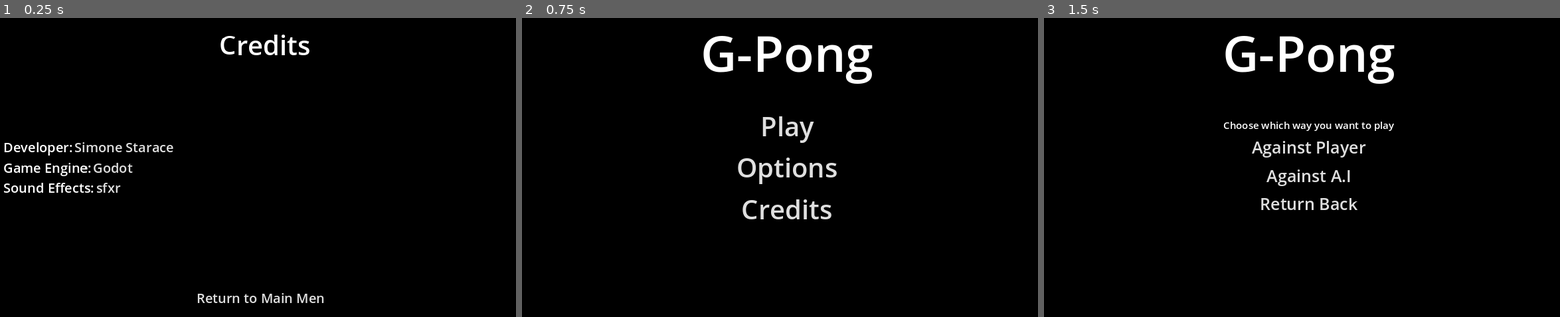
Above: before the commit, frames 1-3 (left to right).
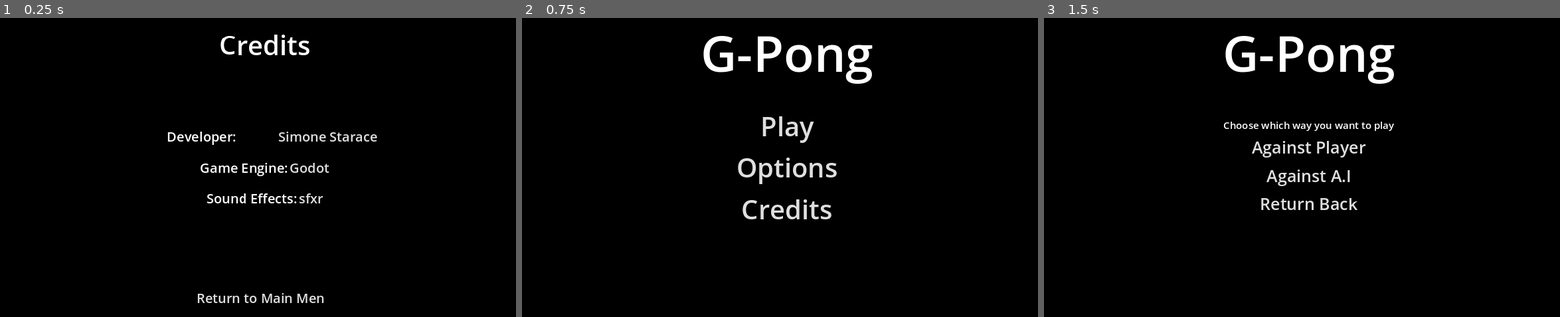
Above: after the commit, the same moments.

Repository: SimoneStarace/G-Pong
Game: Godot game, scene res://scenes/ui/menus/credit_menu.tscn
The game is run twice, just before and just after one commit, with the same random seed, the same clock (stepped at 60 frames per second) and the same inputs. This scene is started directly instead of the project's main scene.
Inputs:
- Up to frame 1 (0.25 s): no input
- Up to frame 2 (0.75 s): click "Return to Main Menu" at 0.5 s
- Up to frame 3 (1.5 s): click "Play" at 1.25 s

The runs differ from the first frame. In frame 1, 2.3% of the frame differs, in the area x 0-74%, y 38-62%; in frame 2, nothing differs; in frame 3, nothing differs.

Commit message:
Better text format on Credit menu

Diff:
--- a/scenes/ui/menus/credit_menu.tscn
+++ b/scenes/ui/menus/credit_menu.tscn
@@ -45,21 +45,36 @@
 label_settings = SubResource("LabelSettings_njkrl")
 horizontal_alignment = 1
 
+[node name="MenuButton" parent="MarginContainer" instance=ExtResource("1_fmkrq")]
+layout_mode = 2
+size_flags_horizontal = 4
+size_flags_vertical = 8
+text = "Return to Main Menu"
+_menu_name = "start_menu"
+
 [node name="CreditsContainer" type="VBoxContainer" parent="MarginContainer"]
+custom_minimum_size = Vector2(600, 0)
 layout_mode = 2
-size_flags_horizontal = 0
+size_flags_horizontal = 4
 size_flags_vertical = 4
+theme_override_constants/separation = 30
+alignment = 1
 
 [node name="Developer" type="HBoxContainer" parent="MarginContainer/CreditsContainer"]
 layout_mode = 2
+theme_override_constants/separation = 10
+alignment = 1
 
 [node name="Label" type="Label" parent="MarginContainer/CreditsContainer/Developer"]
 layout_mode = 2
+size_flags_horizontal = 3
 text = "Developer:"
 label_settings = SubResource("LabelSettings_qpnbe")
+horizontal_alignment = 1
 
 [node name="LinkButton" type="LinkButton" parent="MarginContainer/CreditsContainer/Developer"]
 layout_mode = 2
+size_flags_horizontal = 6
 theme_override_colors/font_hover_color = Color(0, 0, 1, 1)
 theme_override_font_sizes/font_size = 32
 text = "Simone Starace"
@@ -68,6 +83,7 @@
 
 [node name="Engine" type="HBoxContainer" parent="MarginContainer/CreditsContainer"]
 layout_mode = 2
+alignment = 1
 
 [node name="Label" type="Label" parent="MarginContainer/CreditsContainer/Engine"]
 layout_mode = 2
@@ -84,6 +100,7 @@
 
 [node name="SoundEffect" type="HBoxContainer" parent="MarginContainer/CreditsContainer"]
 layout_mode = 2
+alignment = 1
 
 [node name="Label" type="Label" parent="MarginContainer/CreditsContainer/SoundEffect"]
 layout_mode = 2
@@ -97,10 +114,3 @@
 text = "sfxr"
 underline = 1
 uri = "https://drpetter.se/project_sfxr.html"
-
-[node name="MenuButton" parent="MarginContainer" instance=ExtResource("1_fmkrq")]
-layout_mode = 2
-size_flags_horizontal = 4
-size_flags_vertical = 8
-text = "Return to Main Menu"
-_menu_name = "start_menu"
